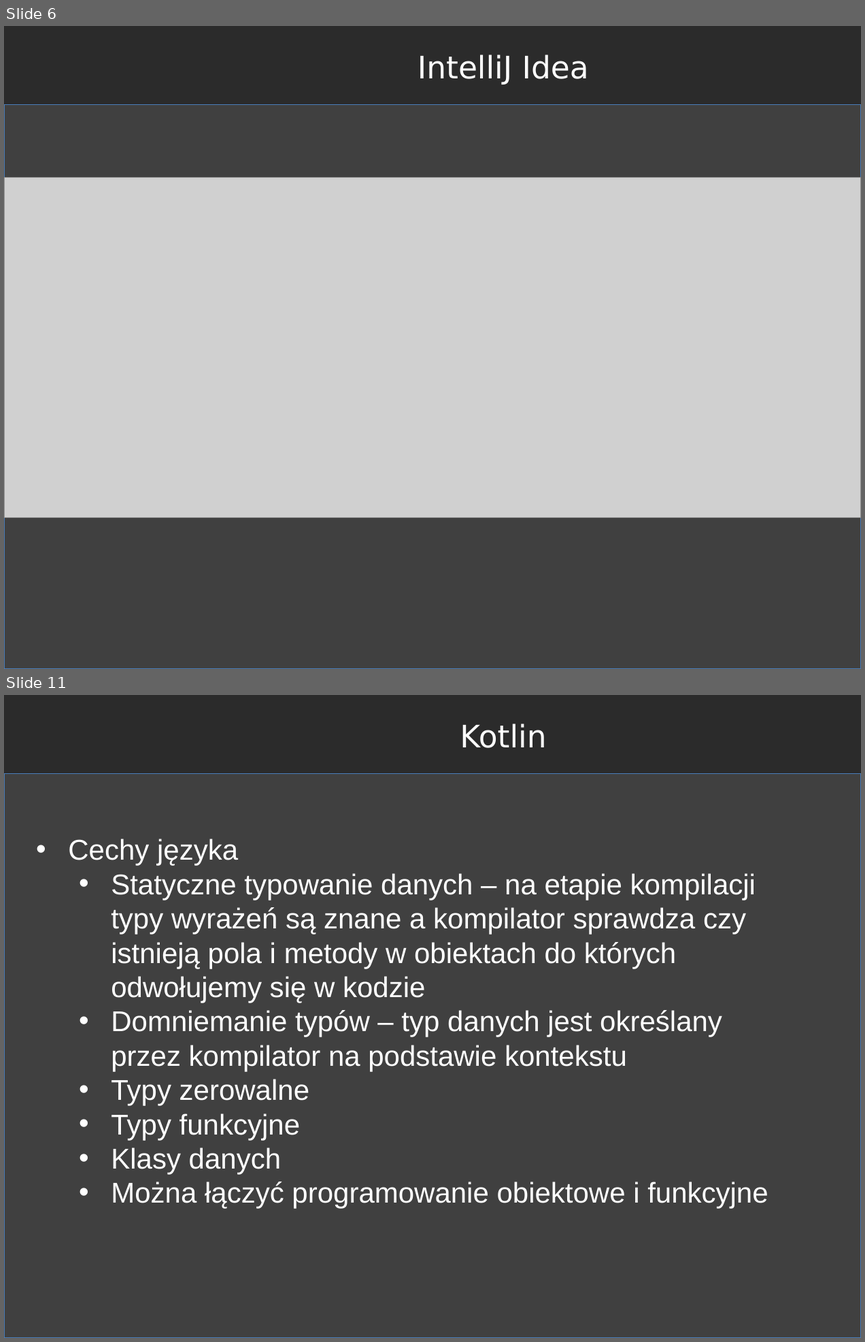
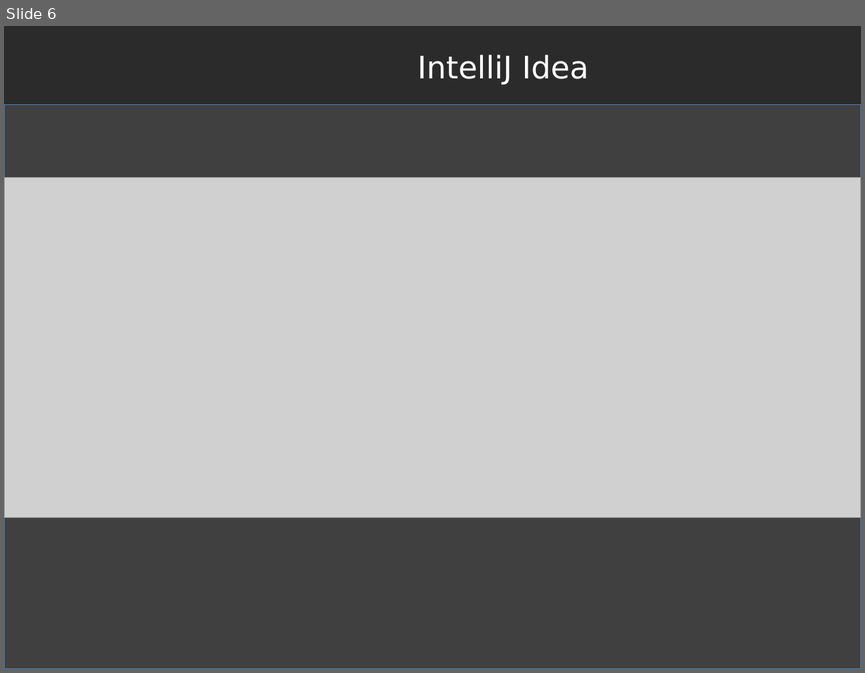
Before and after one commit to RafLew84/WpumKJ, a slide deck: 2021-2022/Wykład/Wyklad1.pptx. Shown one above the other, each under a label of ours: slides 6 and 11 before the commit, slide 6 after it; the slides between them are not shown. The pictures are 865x1342 and 865x673 pixels, drawn with LibreOffice and Linux fonts; fonts in the diff are those of the drawing; grey boxes stand for pictures; background and template pictures are left out; a plain dark background stands for a picture behind light text. Boxes give left, top, right and bottom in pixels: in the first picture for what was removed or moved away, otherwise in the second. Text is boxed around its words. In the diff, an @@ line names an element or a change of style, - is before the commit and + after.

```diff
--- a/2021-2022/Wykład/Wyklad1.pptx
+++ b/2021-2022/Wykład/Wyklad1.pptx
@@ slide 11 removed at [4, 695, 861, 1338], background picture (left out) @@
@@ text removed at [460, 724, 546, 748] @@
-Kotlin
@@ rectangle removed at [4, 774, 861, 1338] @@
@@ text removed at [68, 838, 768, 1208] @@
-• Cechy języka
-  • Statyczne typowanie danych – na etapie kompilacji typy wyrażeń są znane a kompilator sprawdza czy istnieją pola i metody w obiektach do których odwołujemy się w kodzie
-  • Domniemanie typów – typ danych jest określany przez kompilator na podstawie kontekstu
-  • Typy zerowalne
-  • Typy funkcyjne
-  • Klasy danych
-  • Można łączyć programowanie obiektowe i funkcyjne
```
Also in this commit, not shown: 5 other slides removed, 3 other files.
